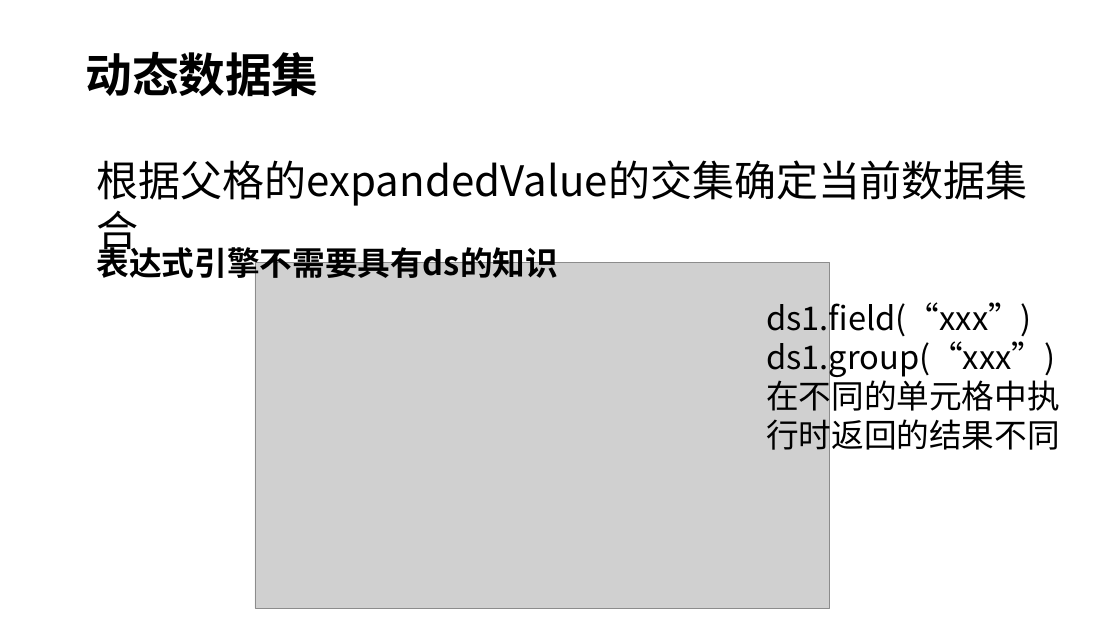
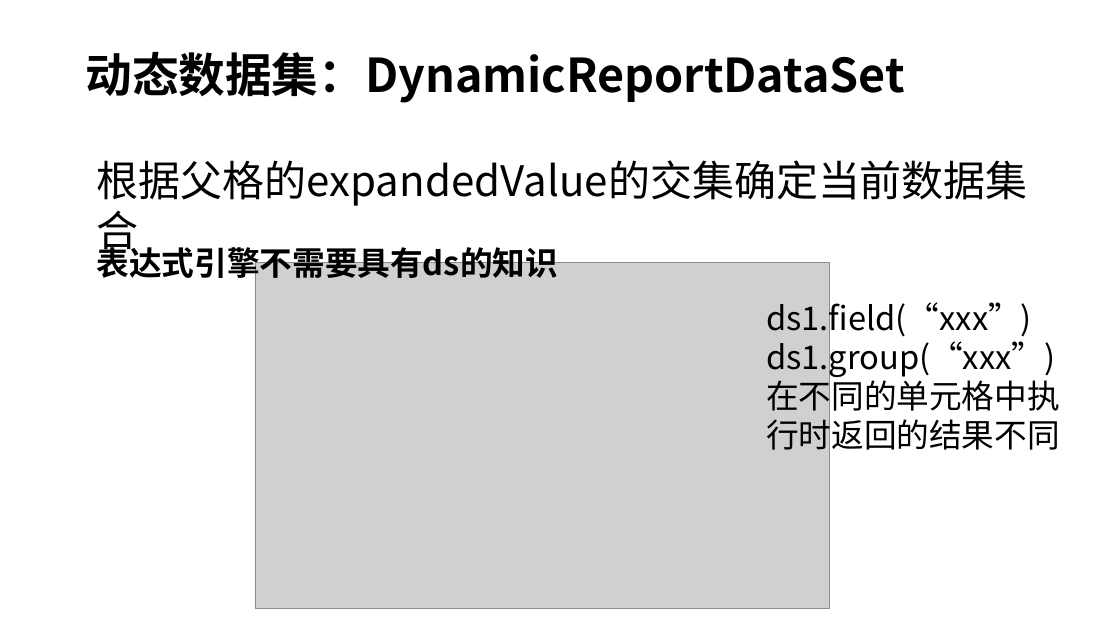
Before and after one commit to entropy-cloud/nop-entropy, a slide deck: slide 13 of docs/ppt/nop-report.pptx (slide 14 before the commit). Drawn at 1120x630 pixels with LibreOffice and Linux fonts; fonts in the diff are those of the drawing; grey boxes stand for pictures. Boxes give left, top, right and bottom in pixels: in the first picture for what was removed or moved away, otherwise in the second. Text is boxed around its words. In the diff, an @@ line names an element or a change of style, - is before the commit and + after.

```diff
--- a/docs/ppt/nop-report.pptx
+++ b/docs/ppt/nop-report.pptx
@@ title at <box>85,52,905,103</box>: text changed @@
-动态数据集
+动态数据集：DynamicReportDataSet
```
Also in this commit, not shown: 2 other slides changed, 2 slides added, 1 other file.
